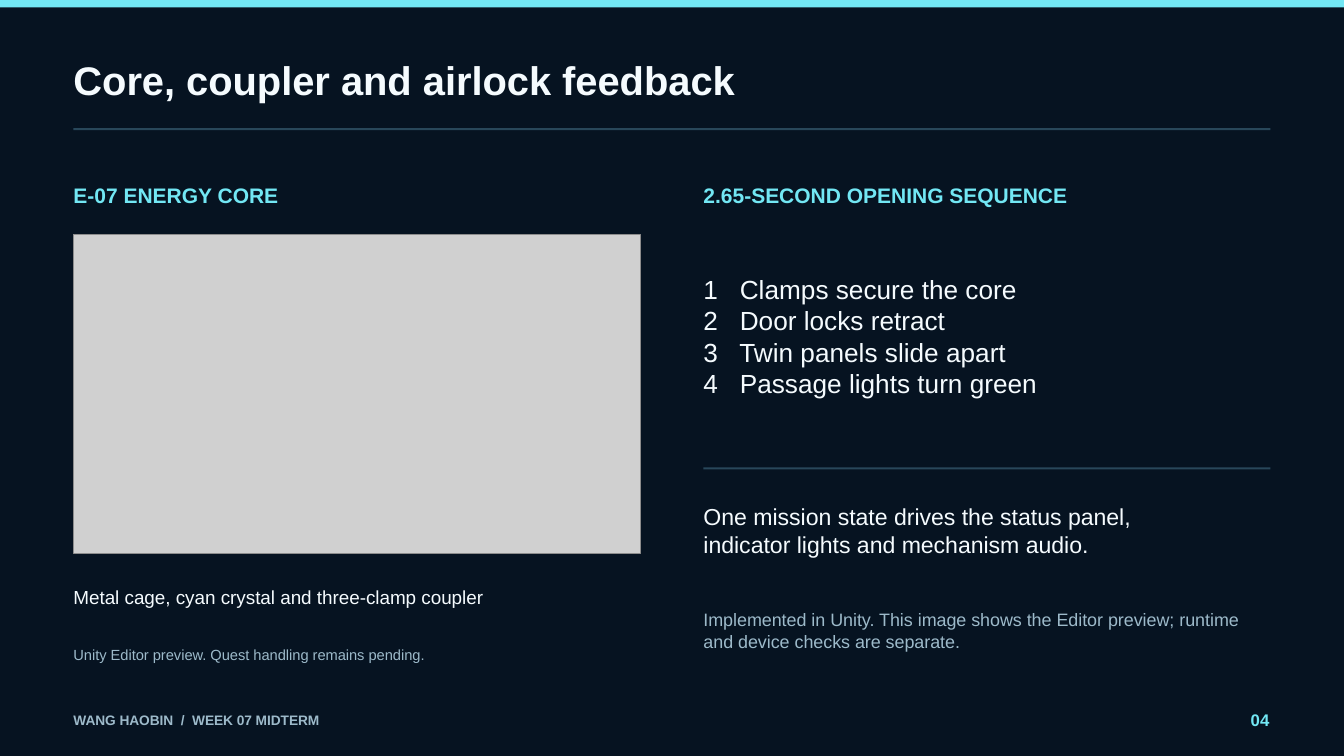
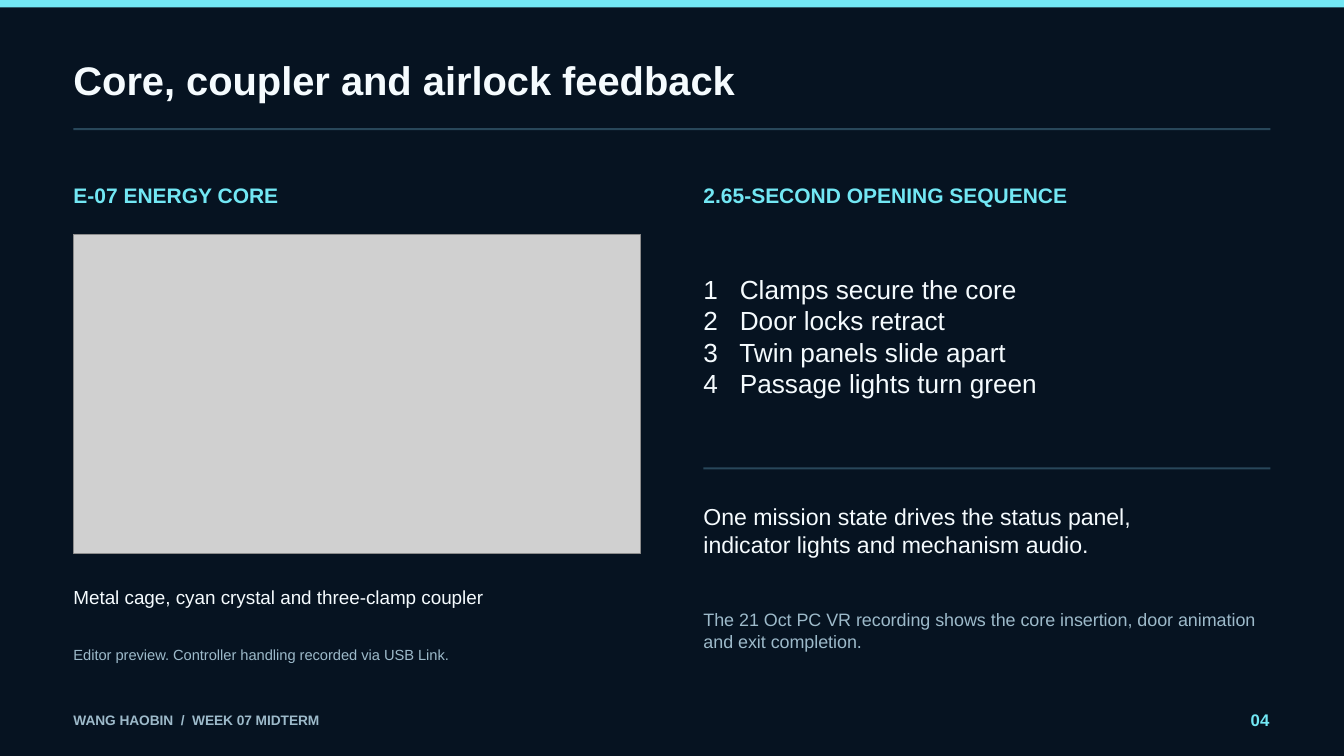
Before and after one commit to ChenMengLR/VR_Group_Project_2026_2, a slide deck: slide 4 of Docs/Week07/Wang_VR_Week07_Midterm.pptx. Drawn at 1344x756 pixels with LibreOffice and Linux fonts; fonts in the diff are those of the drawing; grey boxes stand for pictures. Boxes give left, top, right and bottom in pixels: in the first picture for what was removed or moved away, otherwise in the second. Text is boxed around its words. In the diff, an @@ line names an element or a change of style, - is before the commit and + after.

```diff
--- a/Docs/Week07/Wang_VR_Week07_Midterm.pptx
+++ b/Docs/Week07/Wang_VR_Week07_Midterm.pptx
@@ text at box(703, 613, 1255, 652): text changed @@
-Implemented in Unity. This image shows the Editor preview; runtime and device checks are separate.
+The 21 Oct PC VR recording shows the core insertion, door animation and exit completion.
@@ text at box(73, 649, 449, 663): text changed @@
-Unity Editor preview. Quest handling remains pending.
+Editor preview. Controller handling recorded via USB Link.
```
Also in this commit, not shown: 5 other slides changed, 29 other files.
